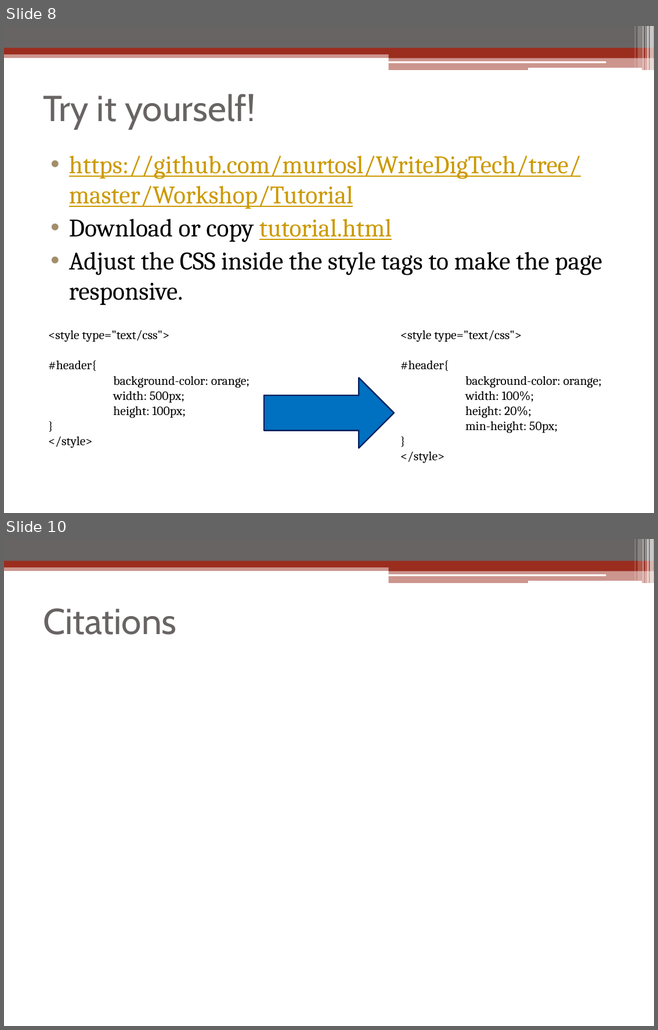
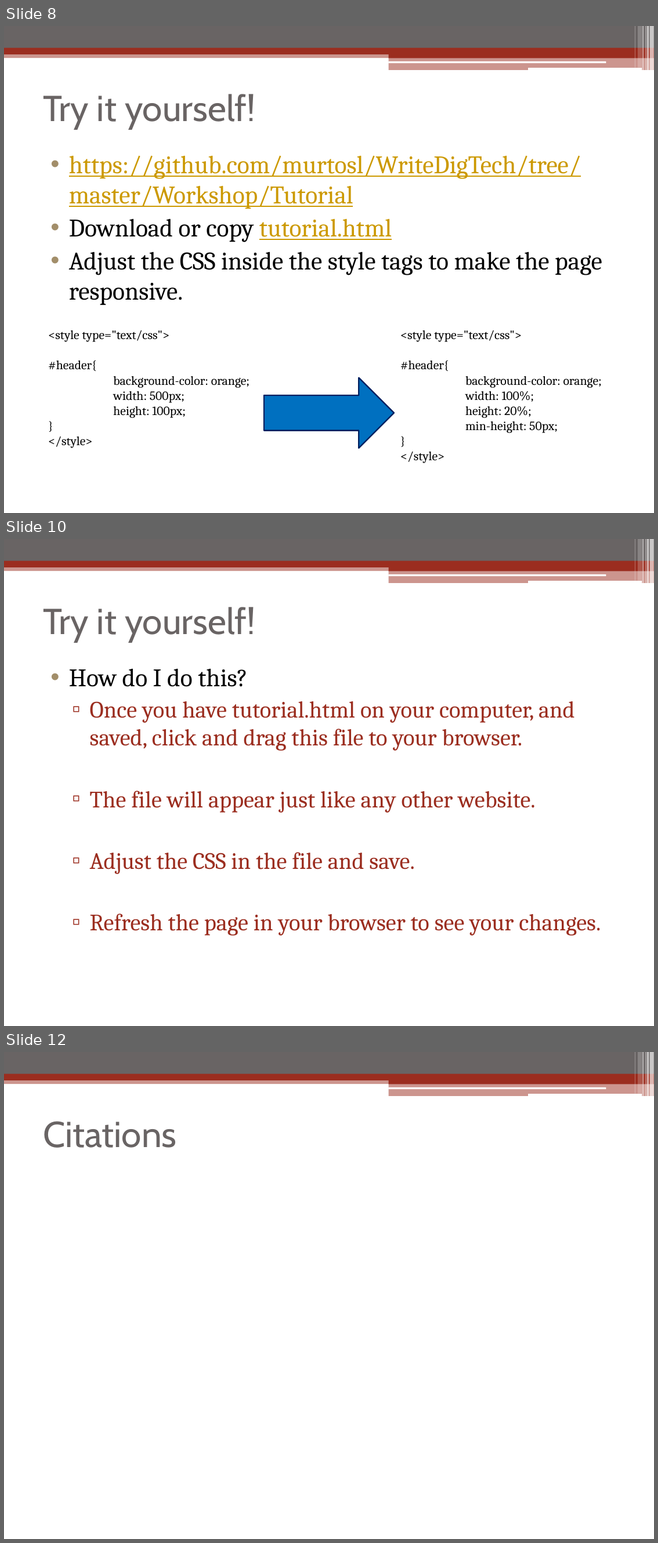
Before and after one commit to linuxbo/WriteDigTech, a slide deck: Workshop/Workshop_Sarah_Murto.pptx. Shown one above the other, each under a label of ours: slides 8 and 10 before the commit, slides 8, 10 and 12 after it; the slides between them are not shown. The pictures are 658x1030 and 658x1543 pixels, drawn with LibreOffice and Linux fonts; fonts in the diff are those of the drawing. Boxes give left, top, right and bottom in pixels: in the first picture for what was removed or moved away, otherwise in the second. Text is boxed around its words. In the diff, an @@ line names an element or a change of style, - is before the commit and + after.

```diff
--- a/Workshop/Workshop_Sarah_Murto.pptx
+++ b/Workshop/Workshop_Sarah_Murto.pptx
@@ slide 10 added at (x1=4, y1=539, x2=654, y2=1026), background #FFFFFF; not listed: 13 template elements that a slide beside it also shows @@
@@ title added at (x1=43, y1=607, x2=255, y2=643), 40 pt, text #696464 @@
+Try it yourself!
@@ text added at (x1=69, y1=668, x2=600, y2=936), 26 pt, text #9B2D1F @@
+• How do I do this?
+  ▫ Once you have tutorial.html on your computer, and saved, click and drag this file to your browser.
+  ▫ The file will appear just like any other website.
+  ▫ Adjust the CSS in the file and save.
+  ▫ Refresh the page in your browser to see your changes.
@@ what was slide 10 is now slide 12 @@
```
Also in this commit, not shown: 1 slide changed, 1 other slide added.
